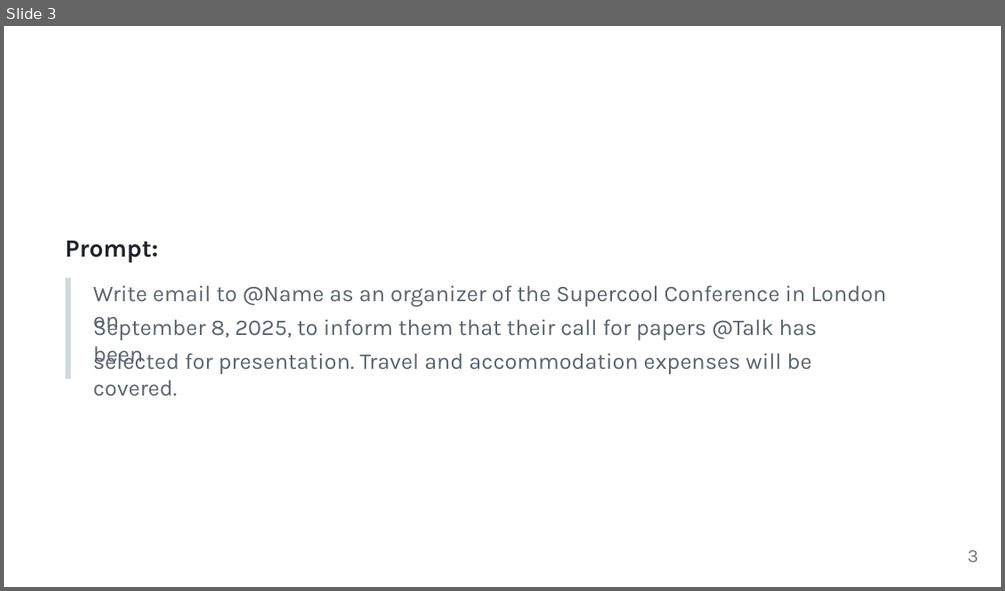
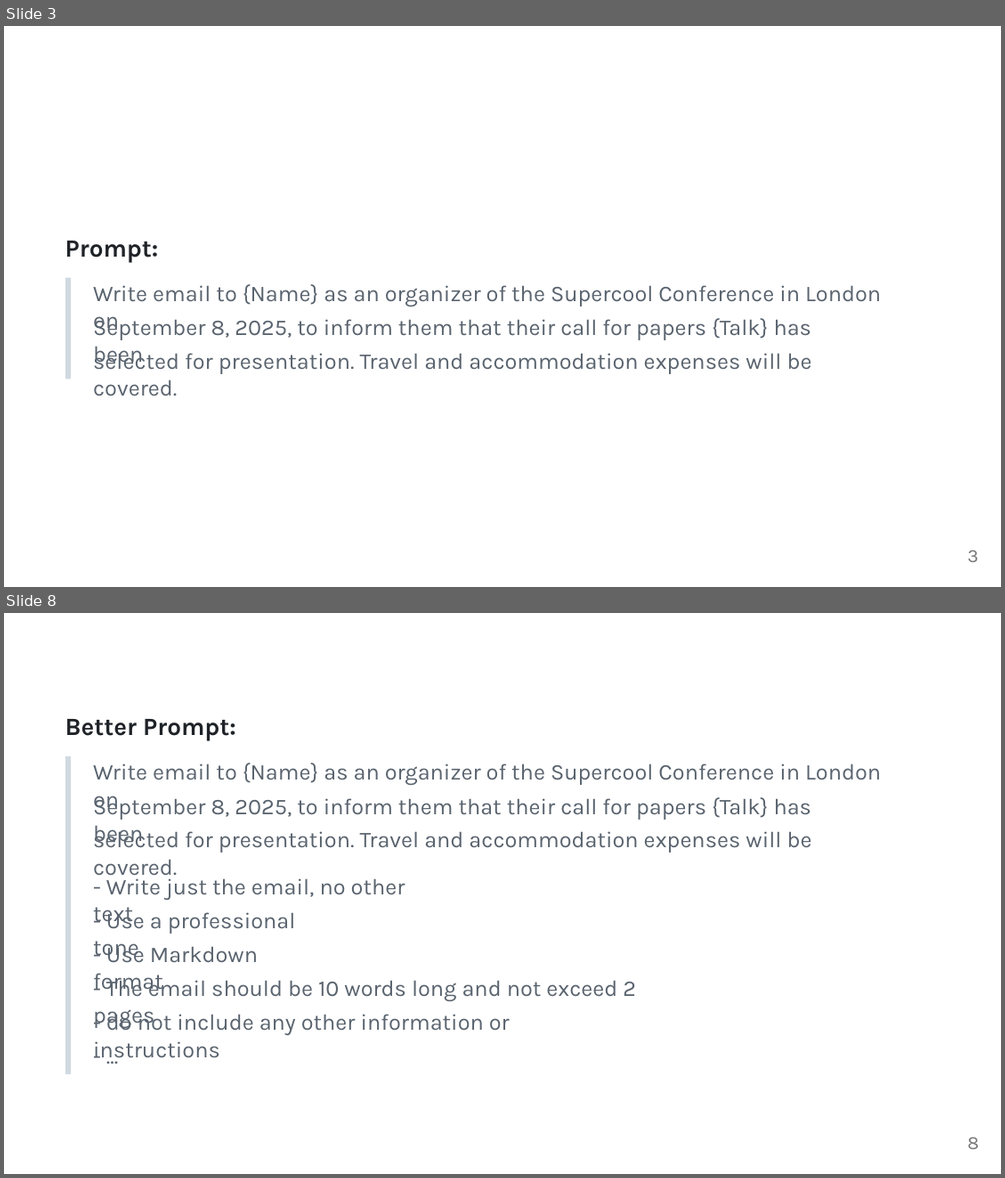
Before and after one commit to webgptorg/slides, a slide deck: Book-2.0.pptx. Shown one above the other, each under a label of ours: slide 3 before the commit, slides 3 and 8 after it; the slides between them are not shown. The pictures are 1005x591 and 1005x1178 pixels, drawn with LibreOffice and Linux fonts; fonts in the diff are those of the drawing. Boxes give left, top, right and bottom in pixels: in the first picture for what was removed or moved away, otherwise in the second. Text is boxed around its words. In the diff, an @@ line names an element or a change of style, - is before the commit and + after.

```diff
--- a/Book-2.0.pptx
+++ b/Book-2.0.pptx
@@ slide 8 added at [4, 613, 1001, 1174], background #FFFFFF @@
@@ freeform shape added at [4, 613, 1001, 1174], fill #FFFFFF @@
@@ text added at [65, 719, 236, 741], 23.9 pt, text #1F2328, bold @@
+Better Prompt:
@@ freeform shape added at [65, 756, 71, 1074], fill #D1D9E0 @@
@@ text added at [93, 763, 881, 785], 21.7 pt, text #59636E @@
+Write email to {Name} as an organizer of the Supercool Conference in London on
@@ text added at [93, 795, 812, 819], 21.7 pt, text #59636E @@
+September 8, 2025, to inform them that their call for papers {Talk} has been
@@ text added at [93, 827, 812, 852], 21.7 pt, text #59636E @@
+selected for presentation. Travel and accommodation expenses will be covered.
@@ text added at [93, 874, 405, 927], 21.7 pt, text #59636E @@
+- Write just the email, no other text
@@ text added at [93, 908, 296, 960], 21.7 pt, text #59636E @@
+- Use a professional tone
@@ text added at [93, 943, 258, 995], 21.7 pt, text #59636E @@
+- Use Markdown format
@@ text added at [106, 975, 636, 1001], 21.7 pt, text #59636E @@
+- The email should be 10 words long and not exceed 2 pages
@@ text added at [93, 1010, 510, 1062], 21.7 pt, text #59636E @@
+- do not include any other information or instructions
@@ text added at [93, 1041, 123, 1071], 21.7 pt, text #59636E @@
+- ...
@@ text added at [967, 1136, 979, 1149], 18 pt, text #777777 @@
+8
@@ slide 3 changed as well @@
@@ text at [93, 284, 881, 306]: text changed @@
-Write email to @Name as an organizer of the Supercool Conference in London on
+Write email to {Name} as an organizer of the Supercool Conference in London on
@@ text at [93, 316, 812, 340]: text changed @@
-September 8, 2025, to inform them that their call for papers @Talk has been
+September 8, 2025, to inform them that their call for papers {Talk} has been
```
Also in this commit, not shown: 5 other slides changed, 7 other slides added, 2 slides removed, 12 other files.
